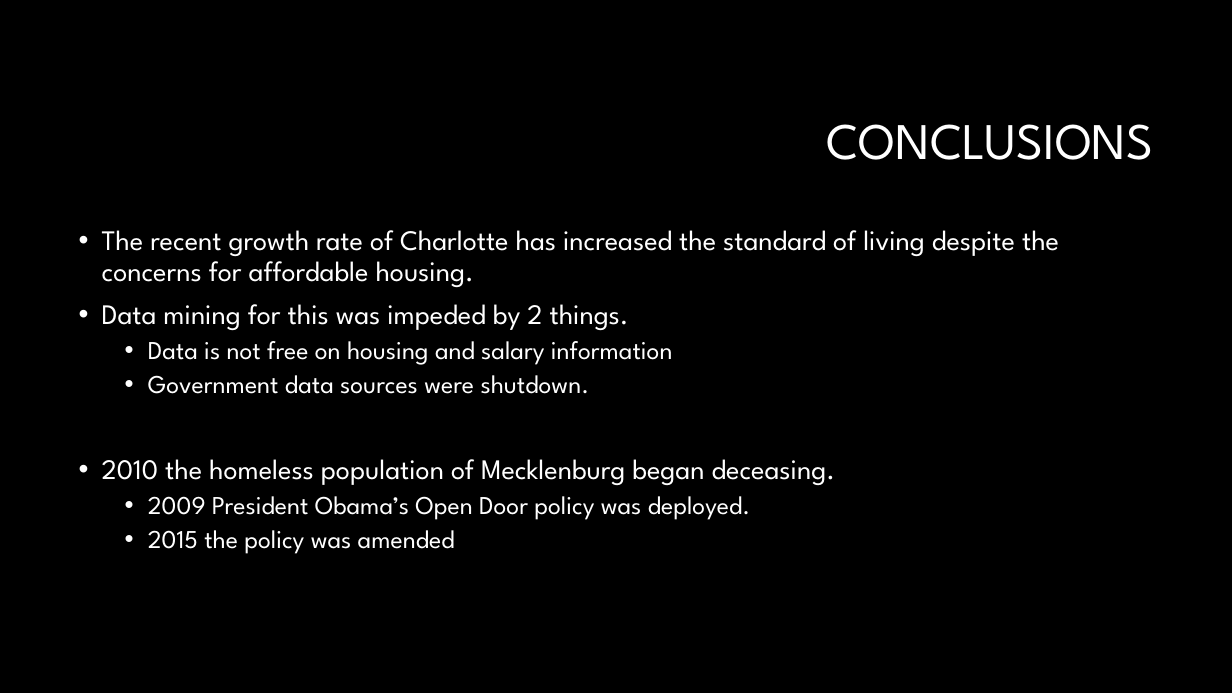
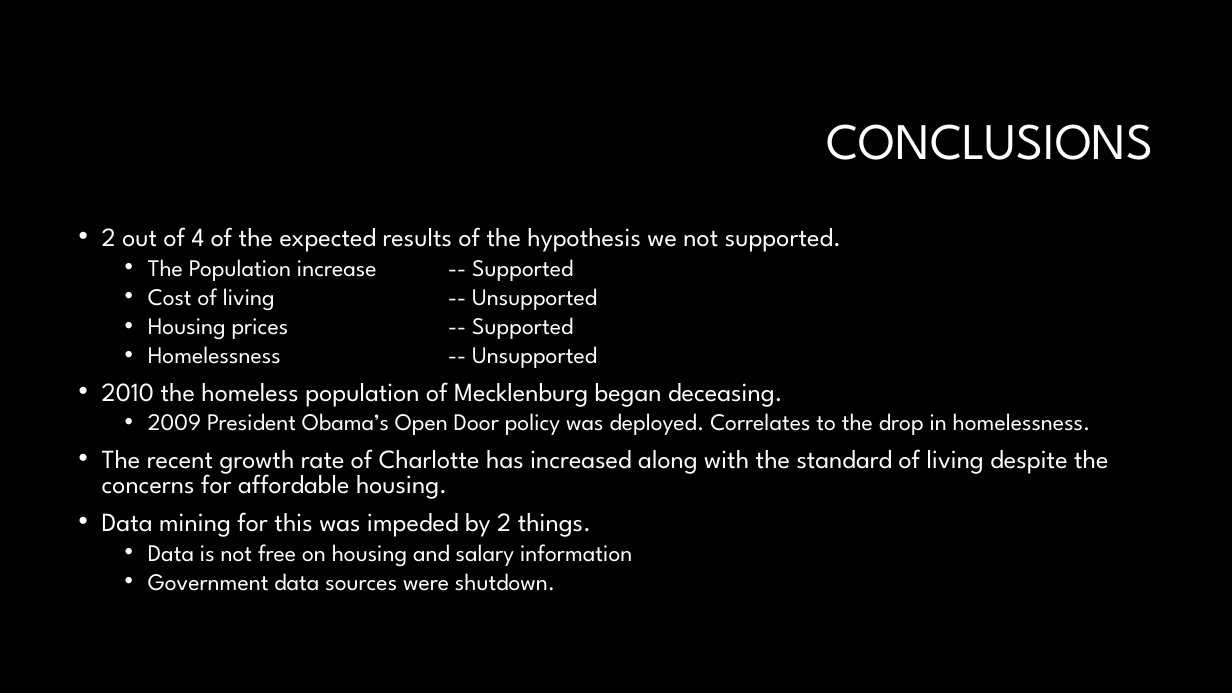
Before and after one commit to JANSSOC/Group6_Project, a slide deck: slide 11 of Group Project one .pptx (slide 10 before the commit). Drawn at 1232x693 pixels with LibreOffice and Linux fonts; fonts in the diff are those of the drawing; background and template pictures are left out. Boxes give left, top, right and bottom in pixels: in the first picture for what was removed or moved away, otherwise in the second. Text is boxed around its words. In the diff, an @@ line names an element or a change of style, - is before the commit and + after.

Commit message:
PPT updated

```diff
--- a/Group Project one .pptx
+++ b/Group Project one .pptx
@@ text at (102,227,1108,499): text changed; size 22 to 20.4 pt @@
-• The recent growth rate of Charlotte has increased the standard of living despite the concerns for affordable housing.
+• 2 out of 4 of the expected results of the hypothesis we not supported.
+  • The Population increase -- Supported
+  • Cost of living -- Unsupported
+  • Housing prices -- Supported
+  • Homelessness -- Unsupported
+• 2010 the homeless population of Mecklenburg began deceasing.
+  • 2009 President Obama’s Open Door policy was deployed. Correlates to the drop in homelessness.
+• The recent growth rate of Charlotte has increased along with the standard of living despite the concerns for affordable housing.
@@ text at (102,459,835,554): paragraphs removed @@
-• 2010 the homeless population of Mecklenburg began deceasing.
-  • 2009 President Obama’s Open Door policy was deployed.
-  • 2015 the policy was amended
@@ text at (102,512,632,591): size 22 to 20.4 pt in "Data mining for this was impeded by ..."; size 20 to 18.5 pt in "Data is not free on housing and ...", "Government data sources were shutdown."; line spacing 0.9 to 0.8 @@
```
Also in this commit, not shown: 9 other slides changed, 1 slide added.
